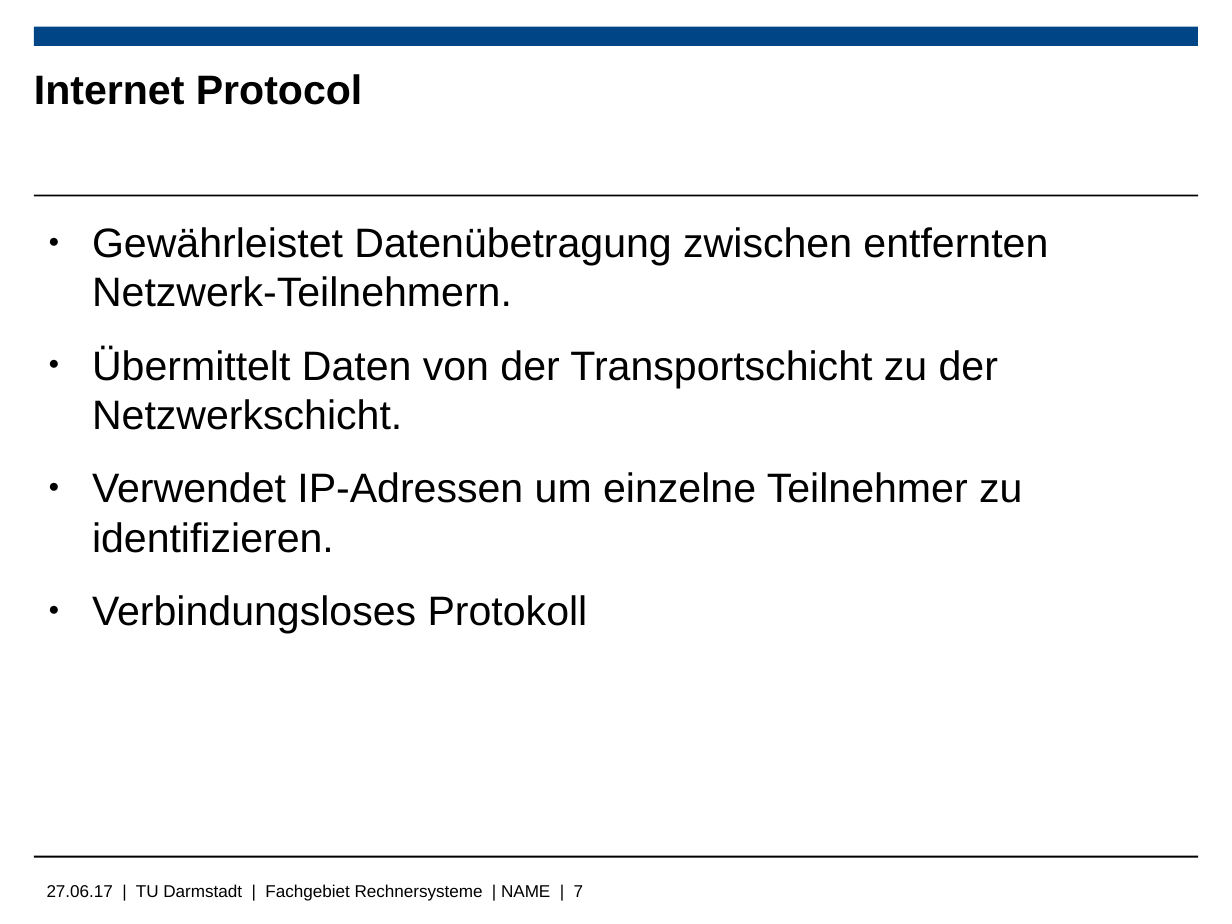
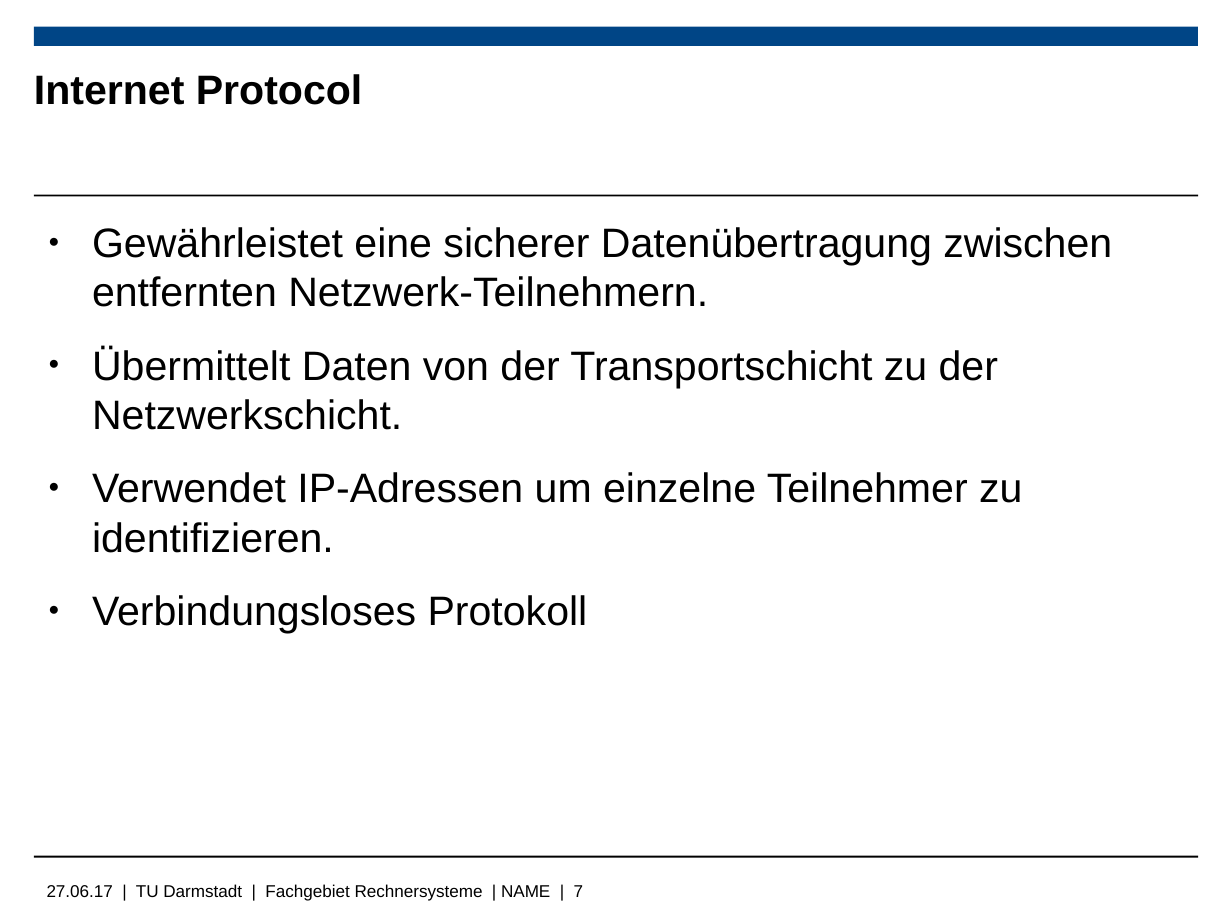
Before and after one commit to Wiero/Bachelorarbeit, a slide deck: slide 7 of Bachelorpräsenation.odp. Drawn at 1232x924 pixels with LibreOffice and Linux fonts; fonts in the diff are those of the drawing; background and template pictures are left out. Boxes give left, top, right and bottom in pixels: in the first picture for what was removed or moved away, otherwise in the second. Text is boxed around its words. In the diff, an @@ line names an element or a change of style, - is before the commit and + after.

```diff
--- a/Bachelorpräsenation.odp
+++ b/Bachelorpräsenation.odp
@@ text at [92, 227, 1112, 307]: text changed @@
-● Gewährleistet Datenübetragung zwischen entfernten Netzwerk-Teilnehmern.
+● Gewährleistet eine sicherer Datenübertragung zwischen entfernten Netzwerk-Teilnehmern.
```
Also in this commit, not shown: 1 other slide changed.
